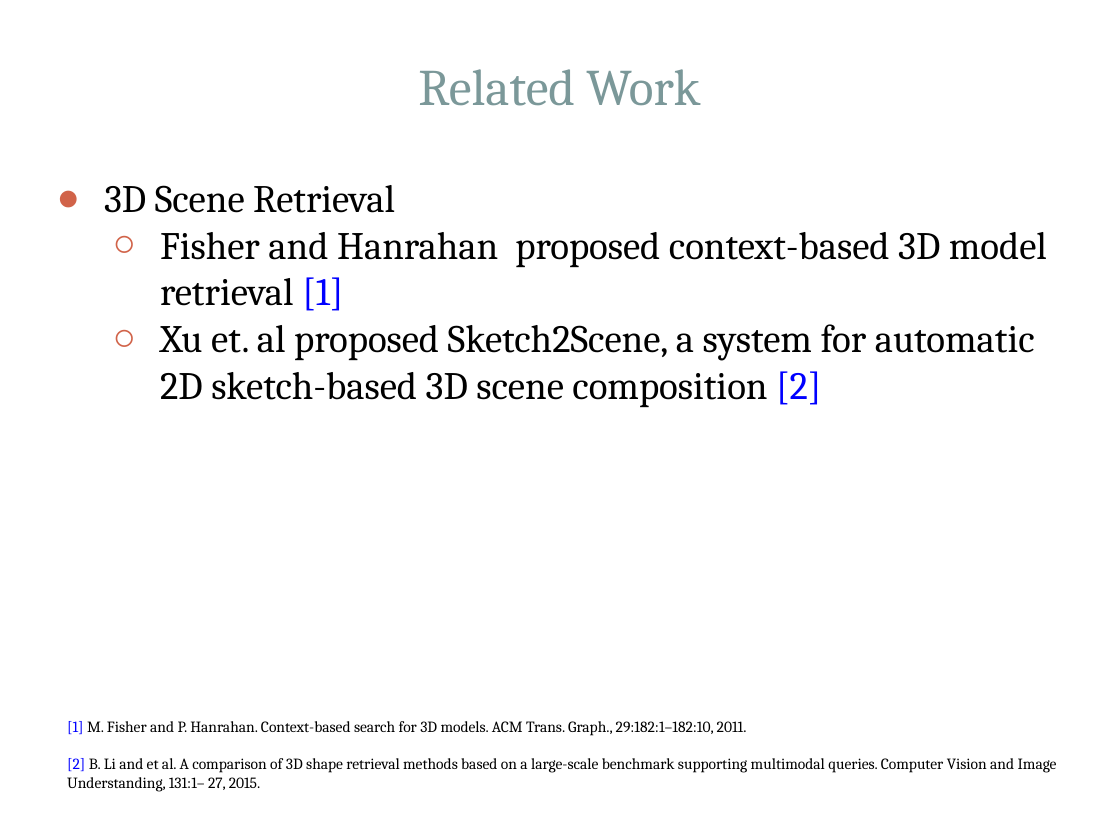
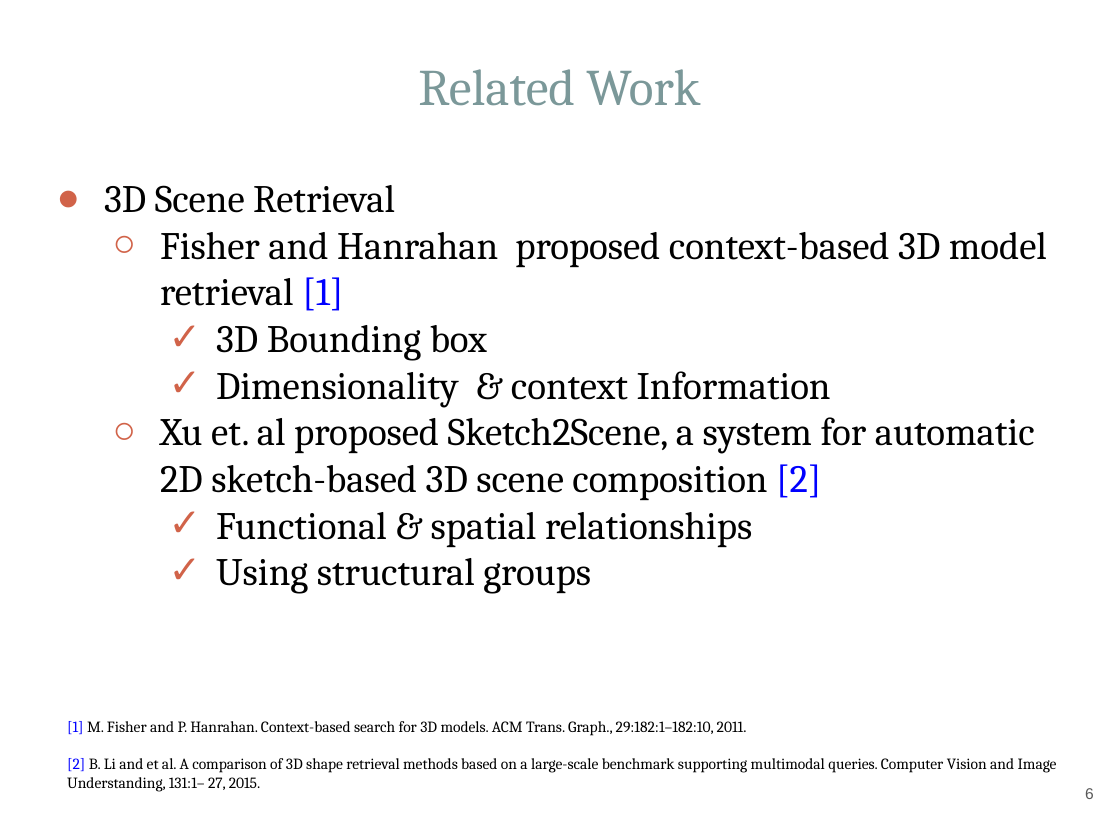
Before and after one commit to Hammania689/shrec_2019, a slide deck: slide 6 of mipr_slides/MIPR.pptx. Drawn at 1120x840 pixels with LibreOffice and Linux fonts; fonts in the diff are those of the drawing. Boxes give left, top, right and bottom in pixels: in the first picture for what was removed or moved away, otherwise in the second. Text is boxed around its words. In the diff, an @@ line names an element or a change of style, - is before the commit and + after.

```diff
--- a/mipr_slides/MIPR.pptx
+++ b/mipr_slides/MIPR.pptx
@@ text at box(216, 325, 831, 408): paragraphs added @@
+    ✓ 3D Bounding box
+    ✓ Dimensionality & context Information
@@ text at box(216, 512, 752, 594): paragraphs added @@
+    ✓ Functional & spatial relationships
+    ✓ Using structural groups
@@ page number added at box(1085, 788, 1094, 799), 10 pt, text #595959 @@
+6
```
Also in this commit, not shown: 26 other slides changed, 2 slides added, 4 other files.
